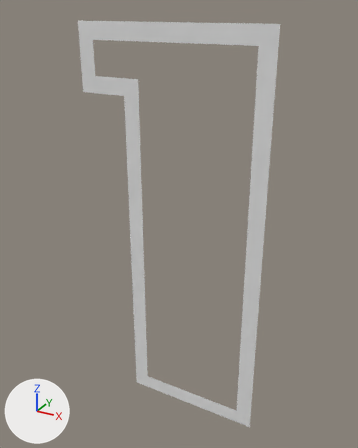
A saved change to the OBJ model Assets/Tiled2Unity/Meshes/level_003.obj.
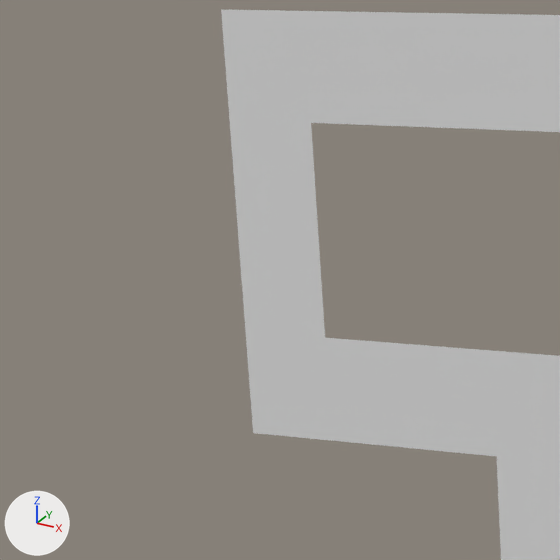
Each version appears first whole from a camera (50 mm lens) standing at (1516.0, -4636.0, 146.0) and looking at (-1097.0, 115.0, -2230.0), and next in a close-up on the part from 11% to 38% of the width and 4% to 25% of the height. Lighting does not change. The marker at lower left points along +X, +Y and +Z. Where no turn or scale is listed for an object, it has been applied to the vertices.

Before the edit, the objects in view are built like this:
```python
me_level_003 = bpy.data.meshes.new('level_003')
me_level_003.from_pydata(...)  # 420 vertices, 280 faces; spans x -2304.0..0.0, y 0.0, z -4800.0..0.0
# before: 109 (-1824.0, 0.0, -576.0) at pixel (449, 347), 111 (-1920.0, 0.0, -576.0) at pixel (407, 343), 113 (-2016.0, 0.0, -576.0) at pixel (365, 340)
ob_level_003 = bpy.data.objects.new('level_003', me_level_003)
ob_level_003.location = (0.0, 0.0, 0.0)
```
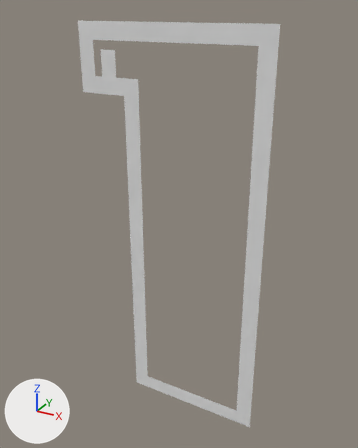
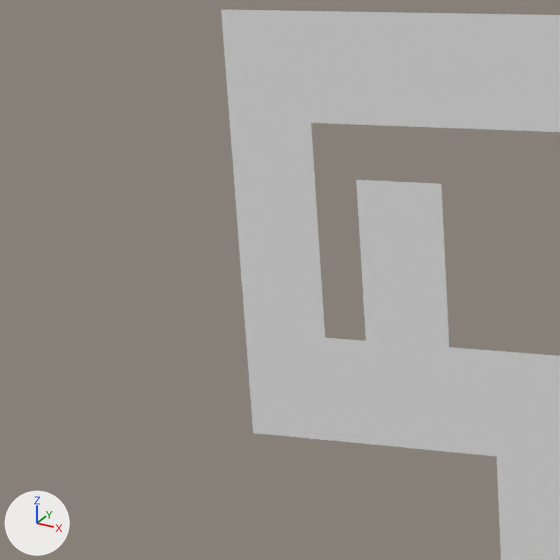
Edits to the scene script, one JSON object a line:
```json
{"block": "me_level_003", "where": "me_level_003.from_pydata(...)  # 420 vertices, 280 faces; spans x -2304.0..0.0, y 0.0, z -4800.0..0.0"}
{"block": "me_level_003", "where": "# used by ob_level_003; location = (0.0, 0.0, 0.0)"}
{"block": "me_level_003", "where": "# verts and faces of me_level_003; kept vertices keep their numbers, new ones are numbered from 420"}
{"block": "me_level_003", "change": "me_level_003 part 1"}
{"op": "add", "block": "me_level_003", "code": "for new, old in zip([420, 421, 422], [109, 111, 113]): verts[new] = verts[old] + (0.0, 0.0, 96.0)"}
{"op": "add", "block": "me_level_003", "code": "for new, old in zip([423, 424, 425], [420, 421, 422]): verts[new] = verts[old] + (0.0, 0.0, 96.0)"}
{"op": "add", "block": "me_level_003", "code": "for new, old in zip([426, 427, 428], [423, 424, 425]): verts[new] = verts[old] + (0.0, 0.0, 96.0)"}
{"op": "add", "block": "me_level_003", "code": "faces += [(423, 424, 427, 426), (424, 425, 428, 427), (420, 421, 424, 423), (421, 422, 425, 424), (109, 111, 421, 420), (111, 113, 422, 421)]"}
```

Where the change shows, as pixel boxes [x1, y1, x2, y2] in the close-ups (560 x 560 px):
```json
{"part": 1, "of": "me_level_003", "change": "added", "after": [356, 180, 449, 347]}
```
